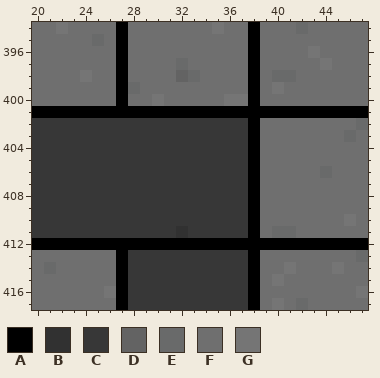
Pixel-art file -- widgets.aseprite. The picture above was drawn from the file before the commit.
1024x1024 pixels, 1 frame. Colours within 5 levels of each other are drawn and written as one. Shown: x 20..47, y 394..417. The commit also changed other parts of the picture, which this record leaves out.
Visible layers, top first: "keyboard misc", "controller button labels", "Layer 1", "mc gui derived layer".
Palette (. is transparent): A #000000  B #313131  C #373737  D #636363  E #696a6a  F #6f6f6f  G #757575
Pixels before, first column x 20:
394 FFGFFFFAFFFFFFFGFFAFFFEFFFFF
395 FFFFFEFAFFFFFFFFFFAFFFFFFFFF
396 FFFFFFFAFFFFFFFFFFAFFFFGFFFF
397 FFFFFFFAFFFFEFFFFFAFFFFFGFFF
398 FFFFGFFAFFFFDEFFFFAFEEFFFFFF
399 FFFFFFFAEFFFFFFFFFAFGFFFFFFF
400 FFFFFFFAFFGFFFFFGGAFFFFFFFFF
401 AAAAAAAAAAAAAAAAAAAAAAAAAAAA
402 CCCCCCCCCCCCCCCCCCAFFFFFFFFE
403 CCCCCCCCCCCCCCCCCCAFFFFFFFEF
404 CCCCCCCCCCCCCCCCCCAFFFFFFFFF
405 CCCCCCCCCCCCCCCCCCAFFFFFFFFF
406 CCCCCCCCCCCCCCCCCCAFFFFFEFFF
407 CCCCCCCCCCCCCCCCCCAFFFFFFFFF
408 CCCCCCCCCCCCCCCCCCAFFFFFFFFF
409 CCCCCCCCCCCCCCCCCCAFFFFFFFFF
410 CCCCCCCCCCCCCCCCCCAFFFFFFFGF
411 CCCCCCCCCCCCBCCCCCAFEEFFFFFF
412 AAAAAAAAAAAAAAAAAAAAAAAAAAAA
413 FFFFFFFACCCCCCCCCCAFFFFFFFFE
414 FEFFFFFACCCCCCCCCCAFFGFFFGFF
415 FFFFFFFACCCCCCCCCCAFGFFFFFFF
416 FFFFFFGACCCCCCCCCCAFFFFFFFFG
417 FFFFFFFACCCCCCCCCCAFGFEFFFFF
The result:
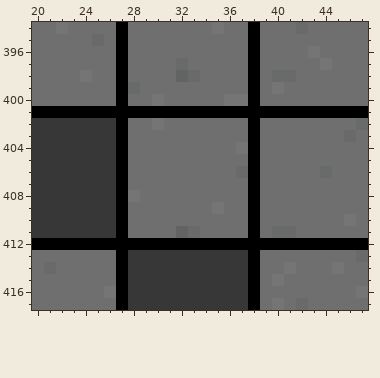
Edits made:
{"where": "layer \"Layer 1\""}
{"y":402,"x":27,"old":"CCCCCCCCCCC","new":"AFFGFFFFFFF"}
{"y":403,"x":27,"old":"CCCCCCCCCCC","new":"AFFFFFFFFFF"}
{"y":404,"x":27,"old":"CCCCCCCCCCC","new":"AFFFFFFFFFG"}
{"y":405,"x":27,"old":"CCCCCCCCCCC","new":"AFFFFFFFFFF"}
{"y":406,"x":27,"old":"CCCCCCCCCCC","new":"AFFFFFFFFFE"}
{"y":407,"x":27,"old":"CCCCCCCCCCC","new":"AFFFFFFFFFF"}
{"y":408,"x":27,"old":"CCCCCCCCCCC","new":"AGFFFFFFFFF"}
{"y":409,"x":27,"old":"CCCCCCCCCCC","new":"AFFFFFFFGFF"}
{"y":410,"x":27,"old":"CCCCCCCCCCC","new":"AFFFFFFFFFF"}
{"y":411,"x":27,"old":"CCCCCBCCCCC","new":"AFFFFDEFFFF"}
